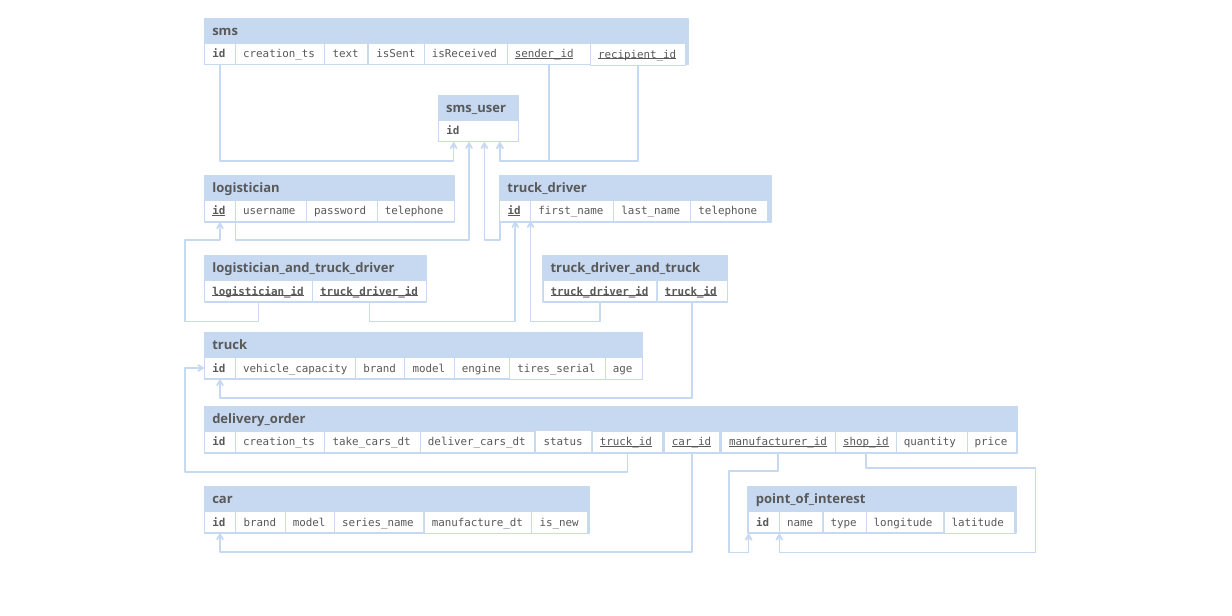
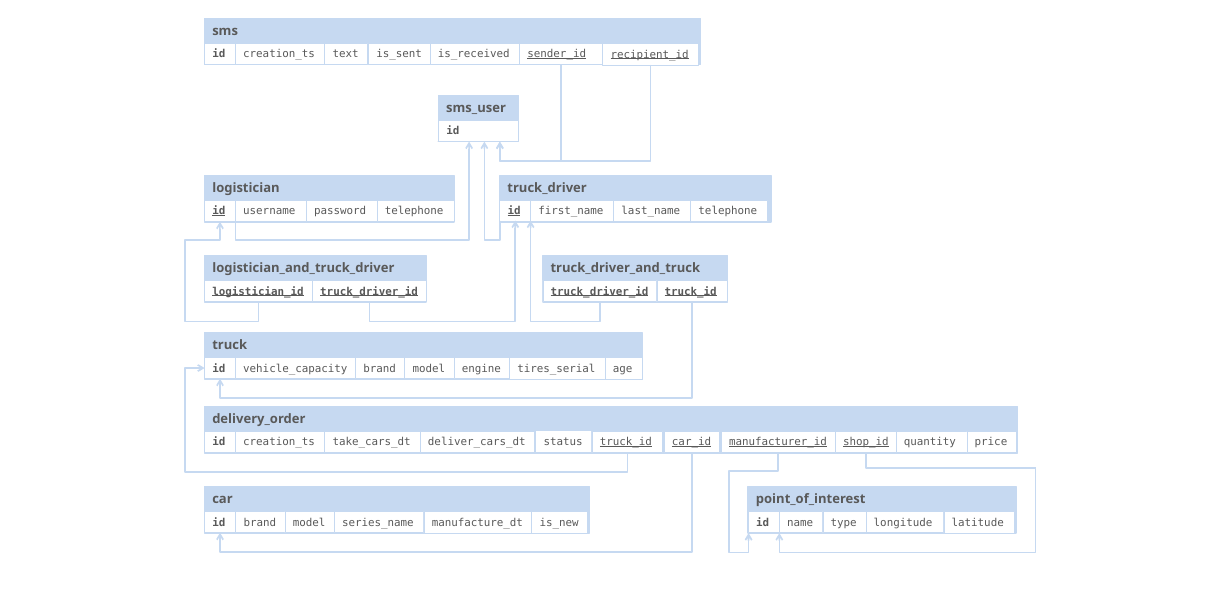
Before and after one commit to stoykovnet/SmoothTransport, a slide deck: slide 2 of diagrams/dmd/domainModel.pptx. Drawn at 1232x616 pixels with LibreOffice and Linux fonts; fonts in the diff are those of the drawing. Boxes give left, top, right and bottom in pixels: in the first picture for what was removed or moved away, otherwise in the second. Text is boxed around its words. In the diff, an @@ line names an element or a change of style, - is before the commit and + after.

```diff
--- a/diagrams/dmd/domainModel.pptx
+++ b/diagrams/dmd/domainModel.pptx
@@ rounded rectangle "sms": place and size @@
-rounded rectangle "sms" at (205,19,688,65)
+rounded rectangle "sms" at (205,19,701,65)
@@ rectangle "is_sent": place and size @@
-rectangle "is_sent" at (368,43,424,65)
+rectangle "is_sent" at (368,43,430,65)
@@ text in rectangle at (376,49,422,60): text changed @@
-isSent
+is_sent
@@ rectangle "is_received": place and size @@
-rectangle "is_received" at (424,43,507,65)
+rectangle "is_received" at (430,43,519,65)
@@ text in rectangle at (438,49,510,60): text changed @@
-isReceived
+is_received
@@ rectangle "sender_id": place and size @@
-rectangle "sender_id" at (507,43,590,65)
+rectangle "sender_id" at (519,43,602,65)
@@ rectangle "recipient_id": place and size @@
-rectangle "recipient_id" at (591,44,686,66)
+rectangle "recipient_id" at (603,44,699,66)
@@ elbow arrow removed from (220, 65) to (454, 142) @@
@@ elbow arrow moved from (638, 65) - (500, 142) to (651, 65) - (500, 142) @@
@@ elbow arrow moved from (548, 65) - (500, 142) to (561, 65) - (500, 142) @@
```
Also in this commit, not shown: 3 other files.
